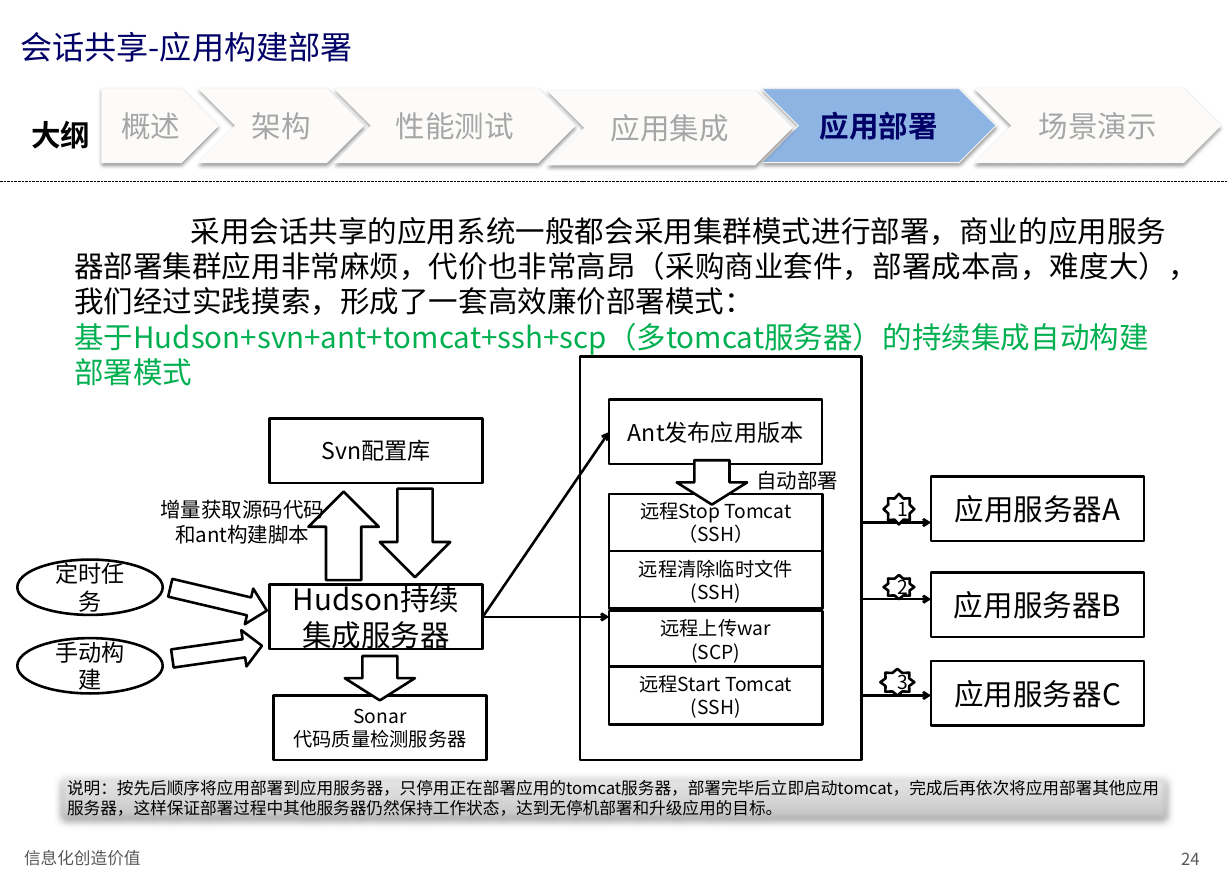
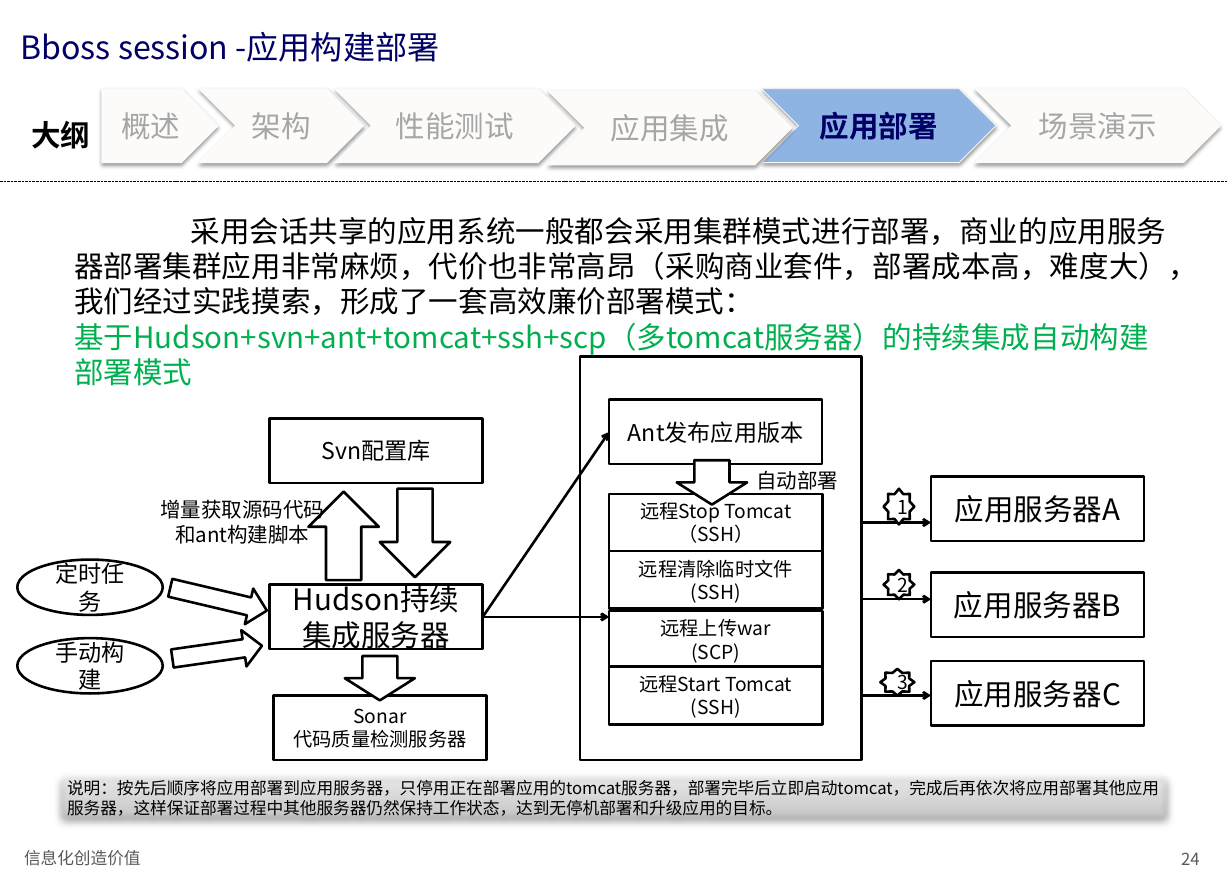
Before and after one commit to bbossgroups/bboss-document, a slide deck: slide 24 of 文档/bboss会话共享介绍.pptx. Drawn at 1232x879 pixels with LibreOffice and Linux fonts; fonts in the diff are those of the drawing. Boxes give left, top, right and bottom in pixels: in the first picture for what was removed or moved away, otherwise in the second. Text is boxed around its words. In the diff, an @@ line names an element or a change of style, - is before the commit and + after.

```diff
--- a/文档/bboss会话共享介绍.pptx
+++ b/文档/bboss会话共享介绍.pptx
@@ title at [21,32,439,62]: text changed @@
-会话共享-应用构建部署
+Bboss session -应用构建部署
@@ star "1": place and size @@
-star "1" at [884,494,914,524]
+star "1" at [884,489,914,525]
@@ star "2": place and size @@
-star "2" at [884,575,914,599]
+star "2" at [884,570,914,600]
```
Also in this commit, not shown: 28 other slides changed.
